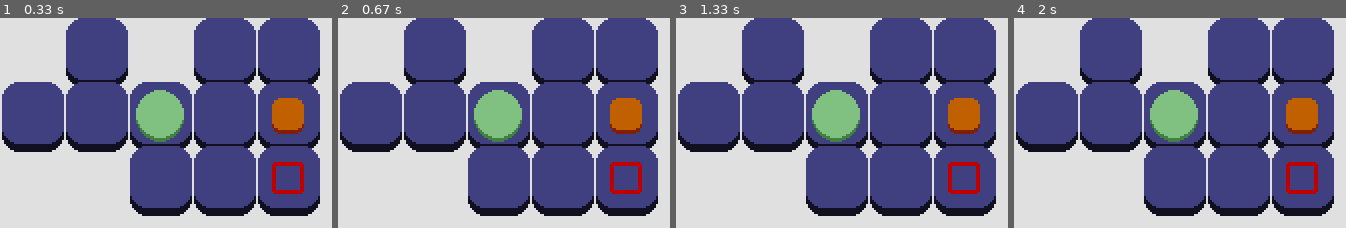
Above: before the commit, frames 1-4 (left to right).
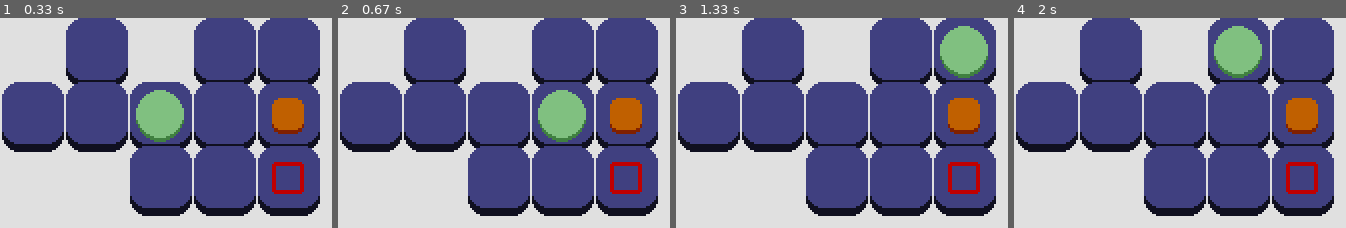
Above: after the commit, the same moments.

Repository: JasonNumberThirteen/pygameSokoban
Game: pygame game, started from sokoban.py
The game is run twice, just before and just after one commit, with the same random seed, the same clock (stepped at 60 frames per second) and the same inputs.
Inputs:
- Up to frame 1 (0.33 s): no input
- Up to frame 2 (0.67 s): hold D from 0.33 s (still down)
- Up to frame 3 (1.33 s): release D at 0.8 s; hold W 0.83-1.13 s; hold D from 1.17 s (still down)
- Up to frame 4 (2 s): release D at 1.63 s; hold A from 1.67 s (still down)

Frame 1 is identical in both runs. In frame 2, 5.6% of the frame differs, in the area x 40-75%, y 34-60%; in frame 3, 5.6%; in frame 4, 5.6%.

Commit message:
Add player movement

Diff:
--- a/player.py
+++ b/player.py
@@ -11,6 +11,17 @@
 		self.x = x
 		self.y = y
 
+	def detect_input(self, event):
+		if event.type == pygame.KEYDOWN:
+			if event.key == ord("w"):
+				self.y -= tile.TILE_HEIGHT
+			elif event.key == ord("s"):
+				self.y += tile.TILE_HEIGHT
+			elif event.key == ord("a"):
+				self.x -= tile.TILE_WIDTH
+			elif event.key == ord("d"):
+				self.x += tile.TILE_WIDTH
+
 	def draw(self, surface):
 		x = self.x + tile.TILE_WIDTH // 2
 		y = self.y + tile.TILE_HEIGHT // 2
--- a/sokoban.py
+++ b/sokoban.py
@@ -21,6 +21,8 @@
 		if event.type == pygame.QUIT:
 			is_running = False
 
+		level.player.detect_input(event)
+
 	pygame.display.update()
 
 pygame.quit()
